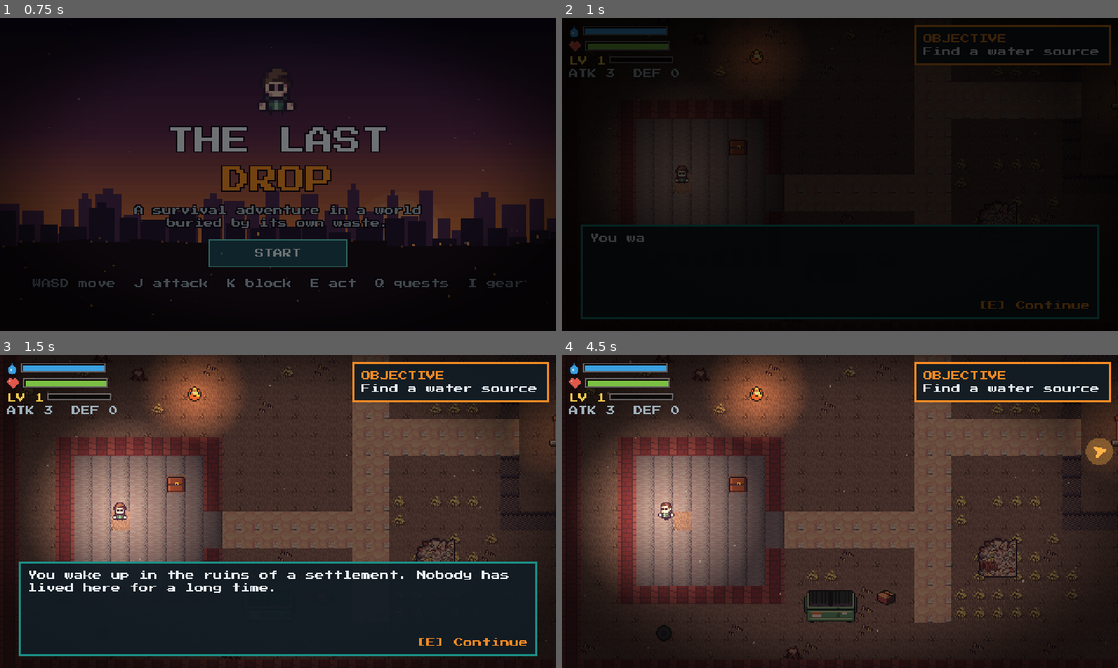
Above: before the commit, frames 1-4 (two rows, left to right).
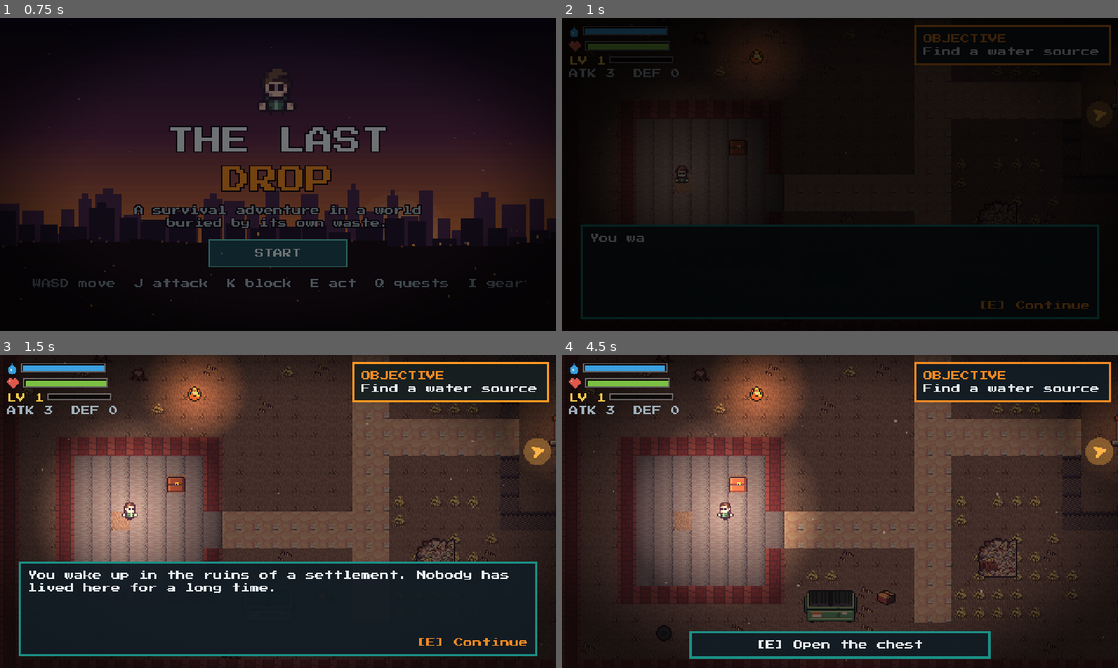
Above: after the commit, the same moments.

Repository: hsan-gg/the-last-drop
Game: Godot game, scene res://ui/title.tscn
The game is run twice, just before and just after one commit, with the same random seed, the same clock (stepped at 60 frames per second) and the same inputs. Sound files missing from this copy of the repository are replaced by a short silence.
Inputs (mouse positions are in pixels of both pictures, inside the frame that each line leads up to):
- Up to frame 1 (0.75 s): click "START" at 0.5 s
- Up to frame 2 (1 s): no input
- Up to frame 3 (1.5 s): tap Enter (ui_accept) at 1.25 s; move the mouse to (400, 495) at 1.27 s; hold D (move_right) from 1.28 s (still down); hold K (block) from 1.28 s (still down); click (400, 495) at 1.42 s
- Up to frame 4 (4.5 s): tap Enter (ui_accept) at 1.52 s; release D (move_right) at 2 s; release K (block) at 2 s; drag from (728, 527) to (995, 558) at 2.02 s; move the mouse to (895, 442) at 2.77 s; hold D (move_right) 2.78-3.5 s; hold K (block) 2.78-3.5 s; drag from (812, 574) to (739, 483) at 3.52 s; move the mouse to (1006, 558) at 4.27 s; hold A (move_left) from 4.28 s (still down); hold E (interact) from 4.28 s (still down)

Frame 1 is identical in both runs. In frame 2, less than 0.1% of the frame differs, in the area x 95-98%, y 29-33%; in frame 3, 0.6%; in frame 4, 19%, in the area x 2-100%, y 1-99%.

Commit message:
feat: lives, non-pausing dialogue, quiz penalty and clear quests
Three lives per run with a game over screen that restarts. Conversations no
longer pause the world and are cut short when the player is hit. A wrong
Field Check costs health and draws a zombie. Clear-the-area quests count each
area's slain zombies.

Diff:
--- a/autoload/content.gd
+++ b/autoload/content.gd
@@ -23,6 +23,7 @@
 var _quests: Array = []
 var _enemies: Dictionary = {}
 var _gear: Dictionary = {}
+var _enemy_counts: Dictionary = {}
 
 
 func _ready() -> void:
@@ -86,3 +87,19 @@
 
 func all_gear() -> Array:
 	return _gear.values().duplicate(true)
+
+
+## How many zombies an area starts with (its enemy markers), for clear-the-area quests.
+func enemy_count(area_id: String) -> int:
+	if _enemy_counts.has(area_id):
+		return _enemy_counts[area_id]
+	var config := area(area_id)
+	var markers := ""
+	for marker: String in config.get("entities", {}):
+		if config["entities"][marker].get("scene", "") == "enemy":
+			markers += marker
+	var total := 0
+	if not markers.is_empty():
+		total = MapBuilder.markers(MapBuilder.load_layout(config["layout"]), markers).size()
+	_enemy_counts[area_id] = total
+	return total
--- a/autoload/event_bus.gd
+++ b/autoload/event_bus.gd
@@ -44,3 +44,11 @@
 signal loot_found(text: String)
 signal enemy_killed(enemy_id: String)
 signal player_hit(outcome: String, damage: int)
+
+signal lives_changed(lives: int)
+signal life_lost(lives_left: int)
+signal game_over
+## The player was hit while a conversation was open, so it was cut short.
+signal dialogue_interrupted
+## A short headline on the screen: (title, text, colour).
+signal banner_requested(title: String, text: String, color: Color)
--- a/autoload/game_state.gd
+++ b/autoload/game_state.gd
@@ -29,6 +29,15 @@
 	return _counters.get(key, 0)
 
 
+## How many set flags start with `prefix` (e.g. every slain_outpost_ flag).
+func count_flags_with_prefix(prefix: String) -> int:
+	var total := 0
+	for key: String in _flags:
+		if key.begins_with(prefix) and bool(_flags[key]):
+			total += 1
+	return total
+
+
 func reset() -> void:
 	_flags = {}
 	_counters = {}
--- /dev/null
+++ b/autoload/lives.gd
@@ -0,0 +1,37 @@
+extends Node
+## Three lives per run. Collapsing (health reaching zero) costs one and sends
+## the player back to the area's start; with none left the run is over.
+
+const MAX_LIVES := 3
+
+## Off until a real run starts, so tests that knock the player out stay peaceful.
+var active := false
+var lives := MAX_LIVES
+
+
+func _ready() -> void:
+	EventBus.player_collapsed.connect(_on_collapse)
+
+
+func start_run() -> void:
+	lives = MAX_LIVES
+	active = true
+	EventBus.lives_changed.emit(lives)
+
+
+func reset() -> void:
+	lives = MAX_LIVES
+	active = false
+	EventBus.lives_changed.emit(lives)
+
+
+func _on_collapse() -> void:
+	if not active:
+		return
+	lives = maxi(lives - 1, 0)
+	EventBus.lives_changed.emit(lives)
+	if lives > 0:
+		EventBus.life_lost.emit(lives)
+	else:
+		active = false
+		EventBus.game_over.emit()
--- a/autoload/scene_manager.gd
+++ b/autoload/scene_manager.gd
@@ -4,6 +4,7 @@
 const FADE_SECONDS := 0.35
 const TITLE_SCENE := "res://ui/title.tscn"
 const FIRST_AREA := "res://world/outpost.tscn"
+const GAME_OVER_SCENE := "res://ui/game_over.tscn"
 
 var _fade: ColorRect
 var _changing := false
@@ -34,10 +35,16 @@
 	_changing = false
 
 
-func new_game() -> void:
+## `skip_intro` is for restarts after dying, so the opening is not replayed.
+func new_game(_skip_intro: bool = false) -> void:
 	reset_run()
 	Combat.enemies_enabled = true
+	Lives.start_run()
 	change_scene(FIRST_AREA)
+
+
+func go_to_game_over() -> void:
+	change_scene(GAME_OVER_SCENE)
 
 
 func go_to_title() -> void:
@@ -50,6 +57,7 @@
 	Survival.reset()
 	Gear.reset()
 	Progress.reset()
+	Lives.reset()
 
 
 func _fade_to(alpha: float) -> void:
--- a/data/quests.json
+++ b/data/quests.json
@@ -309,5 +309,69 @@
 			"xp": 130,
 			"gear": "solar_saber"
 		}
+	},
+	{
+		"id": "clear_outpost",
+		"area": "outpost",
+		"title": "Clear the Outpost",
+		"text": "Defeat every zombie in the Outpost.",
+		"difficulty": "easy",
+		"category": "combat",
+		"goal": {
+			"type": "clear",
+			"area": "outpost"
+		},
+		"reward": {
+			"xp": 40,
+			"health": 15
+		}
+	},
+	{
+		"id": "clear_factory",
+		"area": "factory",
+		"title": "Clear the Factory",
+		"text": "Defeat every zombie in the Battery Factory.",
+		"difficulty": "medium",
+		"category": "combat",
+		"goal": {
+			"type": "clear",
+			"area": "factory"
+		},
+		"reward": {
+			"xp": 85,
+			"health": 20
+		}
+	},
+	{
+		"id": "clear_dump",
+		"area": "dump",
+		"title": "Clear the Dump",
+		"text": "Defeat every zombie in the Great Dump.",
+		"difficulty": "hard",
+		"category": "combat",
+		"goal": {
+			"type": "clear",
+			"area": "dump"
+		},
+		"reward": {
+			"xp": 130,
+			"gear": "welding_mask"
+		}
+	},
+	{
+		"id": "clear_river",
+		"area": "river",
+		"title": "Clear the River",
+		"text": "Defeat every zombie along the Dead River.",
+		"difficulty": "hard",
+		"category": "combat",
+		"goal": {
+			"type": "clear",
+			"area": "river"
+		},
+		"reward": {
+			"xp": 140,
+			"gear": "crash_helmet"
+		}
 	}
 ]
--- a/project.godot
+++ b/project.godot
@@ -32,6 +32,7 @@
 Gear="*res://autoload/gear.gd"
 Progress="*res://autoload/progress.gd"
 Combat="*res://autoload/combat.gd"
+Lives="*res://autoload/lives.gd"
 SceneManager="*res://autoload/scene_manager.gd"
 AudioManager="*res://autoload/audio_manager.gd"
 Juicee="*res://addons/juicee/core/juicee.gd"
--- a/systems/quest_rules.gd
+++ b/systems/quest_rules.gd
@@ -22,6 +22,9 @@
 		"counter":
 			current = GameState.get_counter(goal["key"])
 			target = int(goal["target"])
+		"clear":
+			current = GameState.count_flags_with_prefix("slain_%s_" % goal["area"])
+			target = maxi(Content.enemy_count(goal["area"]), 1)
 		"level":
 			current = Progress.level
 			target = int(goal["target"])
--- /dev/null
+++ b/test/unit/test_lives_dialogue_penalty.gd
@@ -0,0 +1,120 @@
+extends GutTest
+## Three lives, conversations that do not freeze the world, and a Field Check
+## that bites back, and clear-the-area quests.
+
+const DIALOGUE_SCENE := preload("res://ui/dialogue/dialogue_box.tscn")
+
+
+func before_each() -> void:
+	Survival.set_process(false)
+	Survival.reset()
+	Gear.reset()
+	Progress.reset()
+	GameState.reset()
+	Lives.reset()
+
+
+func after_each() -> void:
+	Lives.reset()
+	Survival.reset()
+	Survival.set_process(true)
+	Progress.reset()
+	get_tree().paused = false
+
+
+func test_a_run_starts_with_three_lives() -> void:
+	Lives.start_run()
+	assert_eq(Lives.lives, 3)
+
+
+func test_collapsing_costs_a_life_and_announces_it() -> void:
+	Lives.start_run()
+	watch_signals(EventBus)
+	Survival.damage(1000.0)
+	assert_eq(Lives.lives, 2)
+	assert_signal_emitted_with_parameters(EventBus, "life_lost", [2])
+	assert_signal_not_emitted(EventBus, "game_over")
+
+
+func test_losing_the_last_life_ends_the_run() -> void:
+	Lives.start_run()
+	watch_signals(EventBus)
+	for _i in 3:
+		Survival.damage(1000.0)
+	assert_eq(Lives.lives, 0)
+	assert_signal_emitted(EventBus, "game_over")
+	assert_false(Lives.active)
+
+
+func test_lives_do_not_run_out_unless_a_run_has_started() -> void:
+	watch_signals(EventBus)
+	for _i in 5:
+		Survival.damage(1000.0)
+	assert_eq(Lives.lives, 3, "tests and tools never lose lives")
+	assert_signal_not_emitted(EventBus, "game_over")
+
+
+func test_a_new_run_restores_the_lives() -> void:
+	Lives.start_run()
+	Survival.damage(1000.0)
+	Lives.start_run()
+	assert_eq(Lives.lives, 3)
+
+
+func _dialogue() -> DialogueBox:
+	var box: DialogueBox = DIALOGUE_SCENE.instantiate()
+	add_child_autofree(box)
+	return box
+
+
+func test_a_conversation_does_not_pause_the_game() -> void:
+	var box := _dialogue()
+	box.show_lines(["Hello."] as Array[String], "t")
+	assert_true(box.is_open())
+	assert_false(get_tree().paused, "the world keeps moving during a conversation")
+
+
+func test_being_hit_cuts_a_conversation_short() -> void:
+	var box := _dialogue()
+	watch_signals(EventBus)
+	box.show_lines(["Hello.", "More."] as Array[String], "t")
+	EventBus.damage_taken.emit(5.0)
+	assert_false(box.is_open())
+	assert_signal_emitted(EventBus, "dialogue_interrupted")
+	assert_signal_not_emitted(EventBus, "dialogue_finished", "an interrupted talk never finishes")
+
+
+func test_a_wrong_field_check_costs_health() -> void:
+	var panel := QuizPanel.new()
+	panel.pauses_game = false
+	add_child_autofree(panel)
+	panel.open_quiz(QuizRules.pick(["battery_leak"]))
+	var wrong := (int(panel.current_quiz()["answer"]) + 1) % 3
+	var before := Survival.health()
+	panel.answer(wrong)
+	assert_eq(Survival.health(), before - QuizPanel.WRONG_DAMAGE)
+
+
+func test_a_right_field_check_costs_nothing() -> void:
+	var panel := QuizPanel.new()
+	panel.pauses_game = false
+	add_child_autofree(panel)
+	panel.open_quiz(QuizRules.pick(["battery_leak"]))
+	var before := Survival.health()
+	panel.answer(int(panel.current_quiz()["answer"]))
+	assert_eq(Survival.health(), before)
+
+
+func test_the_clear_quests_count_the_zombies_in_each_area() -> void:
+	for area_id in ["outpost", "factory", "dump", "river"]:
+		assert_gt(Content.enemy_count(area_id), 0, area_id)
+
+
+func test_clearing_an_area_completes_its_quest() -> void:
+	var total := Content.enemy_count("outpost")
+	for index in total - 1:
+		GameState.set_flag("slain_outpost_%d_0" % index)
+	assert_false(QuestRules.is_done("clear_outpost"))
+	GameState.set_flag("slain_outpost_99_0")
+	assert_true(QuestRules.is_done("clear_outpost"))
+	assert_false(QuestRules.is_done("clear_factory"), "another area's zombies do not count")
--- a/test/unit/test_quest_rules.gd
+++ b/test/unit/test_quest_rules.gd
@@ -32,7 +32,7 @@
 		for key in ["area", "title", "text", "goal", "reward"]:
 			assert_true(quest.has(key), "%s missing %s" % [quest["id"], key])
 		assert_false(Content.area(quest["area"]).is_empty(), "%s names unknown area" % quest["id"])
-		assert_true(quest["goal"]["type"] in ["counter", "flags", "level"], quest["id"])
+		assert_true(quest["goal"]["type"] in ["counter", "flags", "level", "clear"], quest["id"])
 		var reward: Dictionary = quest["reward"]
 		assert_gt(int(reward.get("xp", 0)), 0, "%s pays no XP" % quest["id"])
 		assert_true(quest["difficulty"] in QuestRules.DIFFICULTY_ORDER, "%s: unknown difficulty" % quest["id"])
--- a/test/unit/test_quiz_puzzle_panels.gd
+++ b/test/unit/test_quiz_puzzle_panels.gd
@@ -38,13 +38,13 @@
 	assert_eq(GameState.get_counter("quiz_correct"), 1)
 
 
-func test_a_wrong_answer_teaches_without_a_penalty() -> void:
+func test_a_wrong_answer_teaches_and_costs_health() -> void:
 	_quiz_panel.open_quiz(QuizRules.pick(["battery_leak"]))
 	var health := Survival.health()
 	_quiz_panel.answer(_wrong_index(_quiz_panel.current_quiz()))
 	assert_eq(GameState.get_counter("quiz_wrong"), 1)
 	assert_eq(GameState.get_counter("quiz_correct"), 0)
-	assert_eq(Survival.health(), health, "no damage for a wrong answer")
+	assert_eq(Survival.health(), health - QuizPanel.WRONG_DAMAGE, "a wrong answer now has a price")
 
 
 func test_a_question_is_asked_only_once() -> void:
--- a/ui/dialogue/dialogue_box.gd
+++ b/ui/dialogue/dialogue_box.gd
@@ -6,8 +6,9 @@
 const CHARS_PER_SECOND := 70.0
 const BLIP_EVERY_N_CHARS := 3
 
-## Tests and the ending screen turn this off so the tree keeps running.
-@export var pauses_game: bool = true
+## Conversations no longer stop the world: zombies still come, and being hit
+## cuts the conversation short. Turn this on only for a modal use of the box.
+@export var pauses_game: bool = false
 
 var _lines: Array[String] = []
 var _index := 0
@@ -27,6 +28,7 @@
 	visible = false
 	EventBus.dialogue_requested.connect(_on_dialogue_requested)
 	EventBus.text_requested.connect(show_lines.bind(""))
+	EventBus.damage_taken.connect(interrupt.unbind(1))
 
 
 func is_open() -> bool:
@@ -45,6 +47,18 @@
 	if pauses_game:
 		get_tree().paused = true
 	_show_line()
+
+
+## Ends the conversation without finishing it, e.g. because the player was hit.
+func interrupt() -> void:
+	if not visible:
+		return
+	if _typing != null:
+		_typing.kill()
+	visible = false
+	if pauses_game:
+		get_tree().paused = false
+	EventBus.dialogue_interrupted.emit()
 
 
 func advance() -> void:
--- /dev/null
+++ b/ui/game_over.gd
@@ -0,0 +1,63 @@
+extends Control
+## All three lives are gone. A short pause to take it in, then the run restarts.
+
+const RESTART_SECONDS := 6.0
+
+var _countdown: Label
+var _remaining := RESTART_SECONDS
+
+
+func _ready() -> void:
+	theme = UiTheme.get_theme()
+	set_anchors_preset(Control.PRESET_FULL_RECT)
+	var background := ColorRect.new()
+	background.color = Color("#14080c")
+	background.set_anchors_preset(Control.PRESET_FULL_RECT)
+	add_child(background)
+	var column := VBoxContainer.new()
+	column.set_anchors_preset(Control.PRESET_FULL_RECT)
+	column.alignment = BoxContainer.ALIGNMENT_CENTER
+	column.add_theme_constant_override("separation", 10)
+	add_child(column)
+	column.add_child(_label("YOU DIED", 24, UiTheme.COLOR_RED))
+	column.add_child(_label("All three lives are gone.\nThe world resets, and you start again.", 8, UiTheme.COLOR_TEXT))
+	var stats := "Level %d   Zombies defeated: %d   Sorted correctly: %d" % [Progress.level, GameState.get_counter("kills"), GameState.get_counter("sort_correct")]
+	column.add_child(_label(stats, 8, UiTheme.COLOR_MUTED))
+	_countdown = _label("", 8, UiTheme.COLOR_ORANGE)
+	column.add_child(_countdown)
+	var again := Button.new()
+	again.text = "TRY AGAIN"
+	again.custom_minimum_size = Vector2(140, 24)
+	again.size_flags_horizontal = Control.SIZE_SHRINK_CENTER
+	again.pressed.connect(_restart)
+	column.add_child(again)
+	again.grab_focus()
+	var title := Button.new()
+	title.text = "TITLE"
+	title.custom_minimum_size = Vector2(140, 20)
+	title.size_flags_horizontal = Control.SIZE_SHRINK_CENTER
+	title.pressed.connect(SceneManager.go_to_title)
+	column.add_child(title)
+	EventBus.sfx_requested.emit("collapse")
+
+
+func _process(delta: float) -> void:
+	_remaining -= delta
+	_countdown.text = "Restarting in %d" % maxi(ceili(_remaining), 0)
+	if _remaining <= 0.0:
+		set_process(false)
+		_restart()
+
+
+func _restart() -> void:
+	set_process(false)
+	SceneManager.new_game(true)
+
+
+func _label(text: String, font_size: int, color: Color) -> Label:
+	var label := Label.new()
+	label.text = text
+	label.horizontal_alignment = HORIZONTAL_ALIGNMENT_CENTER
+	label.add_theme_font_size_override("font_size", font_size)
+	label.add_theme_color_override("font_color", color)
+	return label
--- /dev/null
+++ b/ui/game_over.tscn
@@ -0,0 +1,6 @@
+[gd_scene load_steps=2 format=3]
+
+[ext_resource type="Script" path="res://ui/game_over.gd" id="1"]
+
+[node name="GameOver" type="Control"]
+script = ExtResource("1")
--- a/ui/quiz/quiz_panel.gd
+++ b/ui/quiz/quiz_panel.gd
@@ -6,6 +6,7 @@
 enum Phase { IDLE, ASKING, FEEDBACK }
 
 const CORRECT_WATER_REWARD := 12.0
+const WRONG_DAMAGE := 12.0
 const OPTION_KEYS := [KEY_1, KEY_2, KEY_3]
 
 var _phase := Phase.IDLE
@@ -65,7 +66,8 @@
 	else:
 		EventBus.sfx_requested.emit("sort_bad")
 		var correct_text: String = _quiz["options"][int(_quiz["answer"])]
-		_feedback.text = "[color=#e0584a]NOT QUITE[/color]  The answer: %s\n%s" % [correct_text, _quiz["explanation"]]
+		Survival.damage(WRONG_DAMAGE)
+		_feedback.text = "[color=#e0584a]NOT QUITE  -%d health[/color]\nThe answer: %s\n%s" % [int(WRONG_DAMAGE), correct_text, _quiz["explanation"]]
 	# Counters last, so a quest that completes on this answer fires after the feedback is set.
 	GameState.add_to_counter("quiz_correct" if _was_correct else "quiz_wrong")
 	_continue.visible = true
--- a/world/enemy.gd
+++ b/world/enemy.gd
@@ -52,6 +52,13 @@
 	collision_mask = 1
 	add_to_group("enemies")
 	_build_body()
+
+
+## Forgets the player (after a collapse the player is back at the start).
+func reset_aggro() -> void:
+	if _state != State.DEAD:
+		_state = State.IDLE
+		_set_alert(false)
 
 
 func is_dead() -> bool:
--- a/world/game_area.gd
+++ b/world/game_area.gd
@@ -16,10 +16,8 @@
 	"enemy": preload("res://world/enemy.tscn"),
 	"chest": preload("res://world/chest.tscn"),
 }
-const COLLAPSE_LINES: Array[String] = [
-	"You collapse from the strain, and come to at the edge of camp.",
-	"Mistakes with hazardous waste cost health. Take more care.",
-]
+const PENALTY_ZOMBIE := "runner"
+const PENALTY_DISTANCE := 90.0
 
 const BURST_PARTICLES := 14
 const BURST_SECONDS := 0.6
@@ -56,6 +54,7 @@
 	_hud.set_area(area_id)
 	GameState.set_flag("area_%s_reached" % area_id)
 	EventBus.player_collapsed.connect(_on_player_collapsed)
+	EventBus.quiz_finished.connect(_on_quiz_finished)
 	EventBus.celebrate.connect(_spawn_burst)
 	_play_arrival_dialogue(config.get("arrival_dialogue", ""))
 
@@ -125,7 +124,19 @@
 
 func _on_player_collapsed() -> void:
 	EventBus.sfx_requested.emit("collapse")
-	EventBus.text_requested.emit(COLLAPSE_LINES)
+	get_tree().call_group("enemies", "reset_aggro")
+
+
+## A wrong Field Check has consequences: the noise draws a zombie.
+func _on_quiz_finished(correct: bool) -> void:
+	if correct or not Combat.enemies_enabled:
+		return
+	var enemy: Node2D = ENTITY_SCENES["enemy"].instantiate()
+	enemy.set("enemy_id", PENALTY_ZOMBIE)
+	var angle := randf() * TAU
+	enemy.position = _player.position + Vector2.from_angle(angle) * PENALTY_DISTANCE
+	_entities.add_child(enemy)
+	EventBus.banner_requested.emit("THE NOISE DRAWS SOMETHING", "A zombie is coming.", Color("#ff6a5a"))
 
 
 ## JSON has no Vector2 and its arrays are untyped, so convert to whatever type
Not shown, added: autoload/lives.gd.uid
Not shown, added: test/unit/test_lives_dialogue_penalty.gd.uid
Not shown, added: ui/game_over.gd.uid
